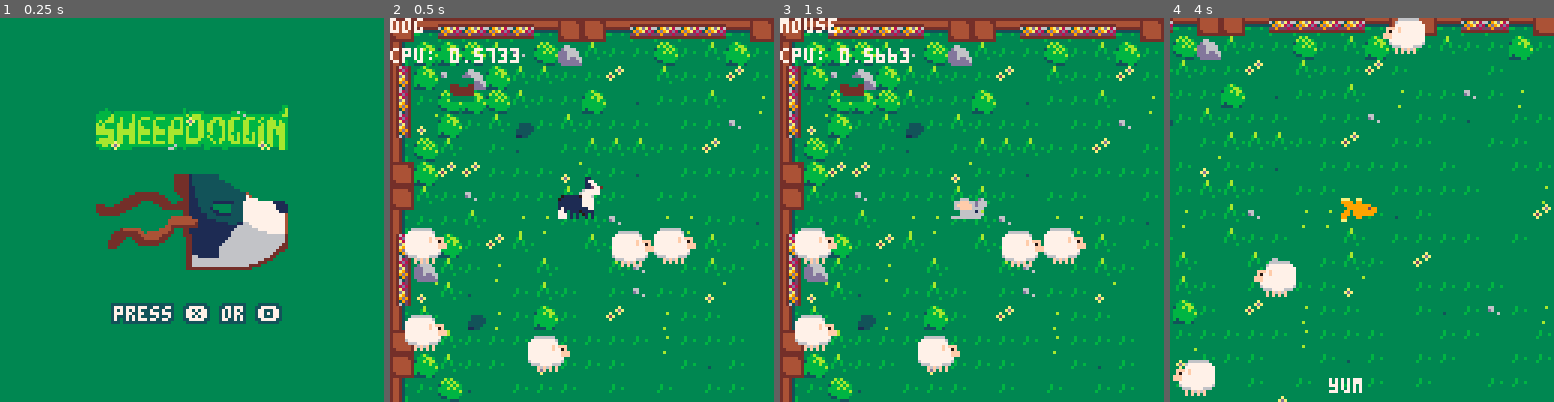
Above: before the commit, frames 1-4 (left to right).
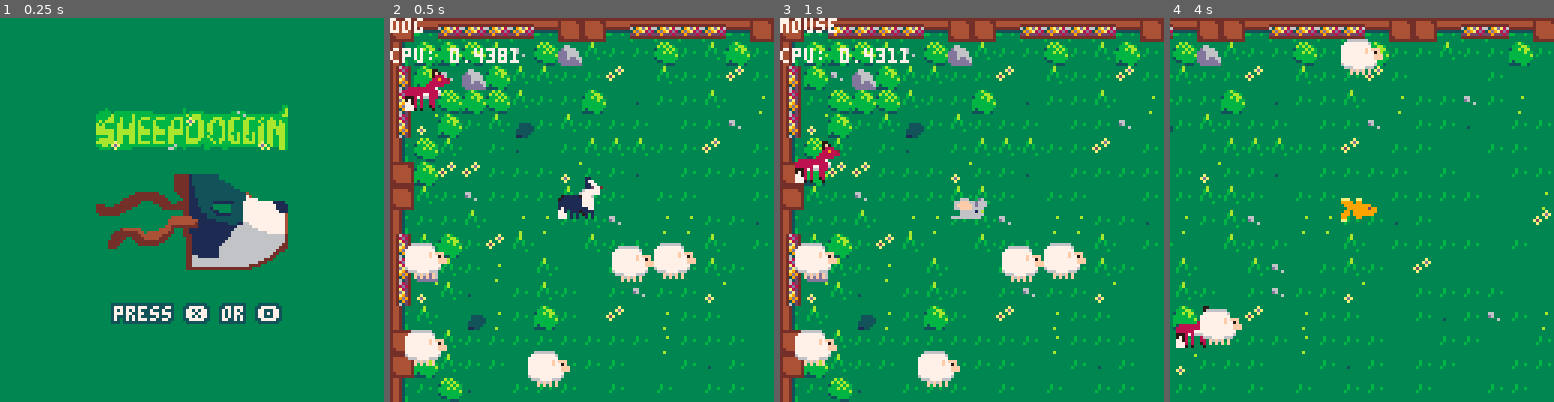
Above: after the commit, the same moments.

Repository: kitasuna/sheepdoggin
Game: PICO-8 cartridge sheepdoggin.p8
The game is run twice, just before and just after one commit, with the same random seed, the same clock (stepped at 60 frames per second) and the same inputs.
Inputs:
- Up to frame 1 (0.25 s): no input
- Up to frame 2 (0.5 s): tap X (X key) at 0.33 s
- Up to frame 3 (1 s): tap O (Z key) at 0.7 s
- Up to frame 4 (4 s): tap X (X key) at 1.07, 1.85, 2.97 s; hold Right 1.6-2.1 s; tap O (Z key) every 0.4 s from 1.7 to 3.7 s; hold Up 2.15-2.42 s; hold Right 2.47-3.03 s; hold Left 3.08-3.58 s; hold Down 3.63-3.97 s

Frame 1 is identical in both runs. In frame 2, 5.9% of the frame differs, in the area x 3-80%, y 7-97%; in frame 3, 6.0%; in frame 4, 18%, in the area x 0-100%, y 0-100%.

Commit message:
Flip the sheep the correct way, add the large fox and make it update again.

Diff:
--- a/_game.lua
+++ b/_game.lua
@@ -31,7 +31,7 @@
    if (#sheep_mgr.sheep <= 0) and (#sheep_mgr.clearedSheep >= 1) then
       current_gamestate = victory
   end
-  -- enemy:update()
+  enemy:update()
   --_camera_update()
   --_update_animation()
 
--- a/enemy.lua
+++ b/enemy.lua
@@ -6,9 +6,13 @@
     y = 20,
     dx = 0,
     dy = 0,
-    speed = 1.0,
-    max_speed = 1.5,
-    sprite = 152,
+    radius = 4,
+    sprite = {
+      topLeft = 193,
+      w = 2,
+      h = 2,
+    },
+    speed = 0.8,
     target_sheep = nil,
   }
   setmetatable(o, self)
@@ -64,12 +68,16 @@
 end
 
 function Enemy:draw()
-  spr(self.sprite, self.x, self.y)
+  local previousPalette = exportPalette()
+  palt(0, false)
+  palt(8, true)
+  spr(self.sprite.topLeft, self.x - self.sprite.w * 8 / 2, self.y - self.sprite.h * 8 + self.radius, self.sprite.w, self.sprite.h)
+  importPalette(previousPalette)
 end
 
 function Enemy:collisionCirc()
   local pos = v2(self.x, self.y)
-  return Circ.fromCenterRadius(pos:add(v2(4,4)), 4)
+  return Circ.fromCenterRadius(pos, self.radius)
 end
 
 function Enemy:intention()
--- a/sheep.lua
+++ b/sheep.lua
@@ -141,12 +141,12 @@
       -- NOTE: This relies on palette settings set in SheepMgr.
       spr(self.sprite.topLeft,
         self.pos.x - self.sprite.w * 8 / 2,
-        self.pos.y - self.sprite.h * 8 + self.hops[self.hop_index],
+        self.pos.y - self.sprite.h * 8 + self.radius + self.hops[self.hop_index],
         self.sprite.w, self.sprite.h,
         self.flip_x
       )
        if self.state == SheepState.Nibble then
-         print("yum", self.pos.x - self.sprite.w * 8 / 2 - 3, self.pos.y - self.sprite.h * 8 - 7, 3)
+         print("yum", self.pos.x - self.sprite.w * 8 / 2 + 1, self.pos.y - self.sprite.h * 8, 3)
        end
     end,
     update = function(self, dt)
@@ -202,9 +202,9 @@
   end
 
   if remaining.x < 0 then
+    sheep.flip_x = true
+  else
     sheep.flip_x = false
-  else
-    sheep.flip_x = true
   end
 end
 
